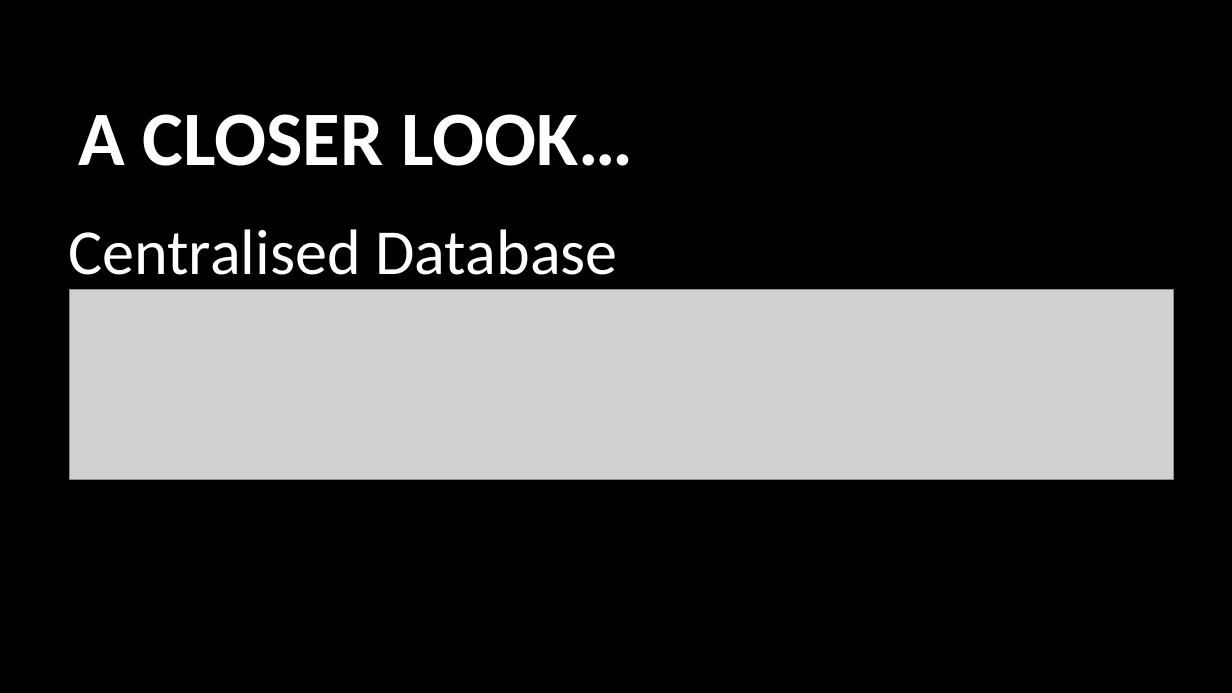
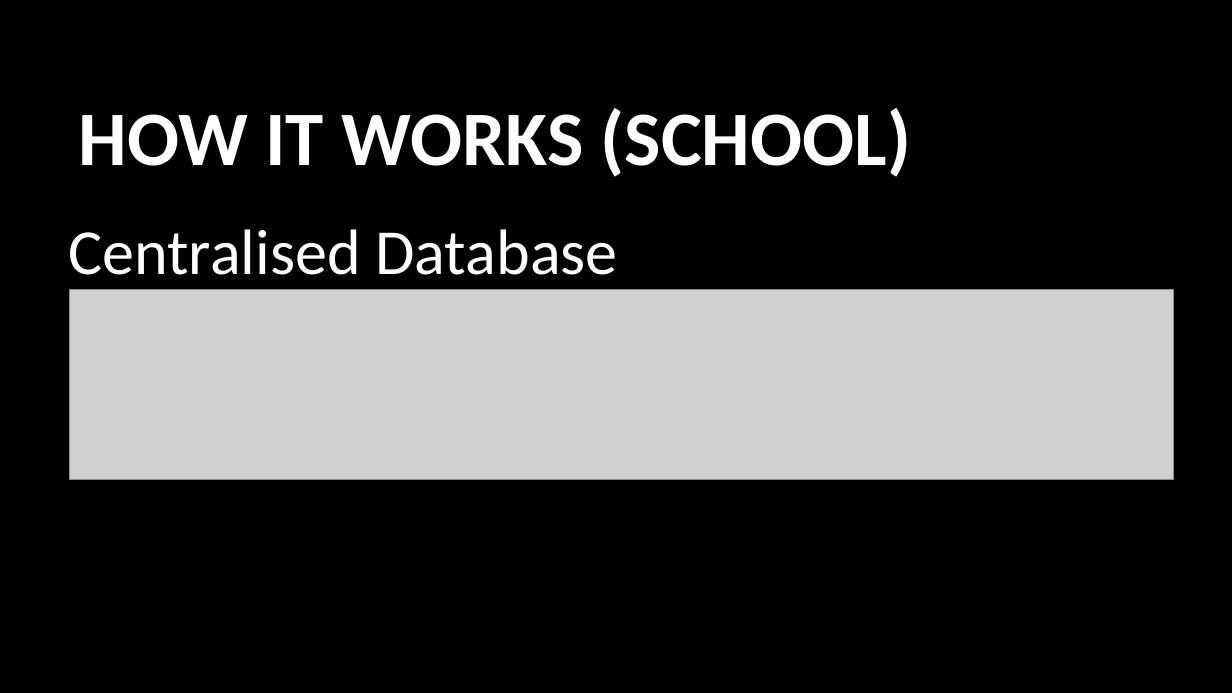
Before and after one commit to usop7/MachoHacks2018, a slide deck: slide 5 of MachoHacks2018.pptx (slide 6 before the commit). Drawn at 1232x693 pixels with LibreOffice and Linux fonts; fonts in the diff are those of the drawing; grey boxes stand for pictures; background and template pictures are left out. Boxes give left, top, right and bottom in pixels: in the first picture for what was removed or moved away, otherwise in the second. Text is boxed around its words. In the diff, an @@ line names an element or a change of style, - is before the commit and + after.

```diff
--- a/MachoHacks2018.pptx
+++ b/MachoHacks2018.pptx
@@ title at (79, 108, 911, 177): text changed @@
-A CLOSER LOOK…
+HOW IT WORKS (SCHOOL)
```
Also in this commit, not shown: 6 other slides changed, 1 slide added, 2 slides removed.
